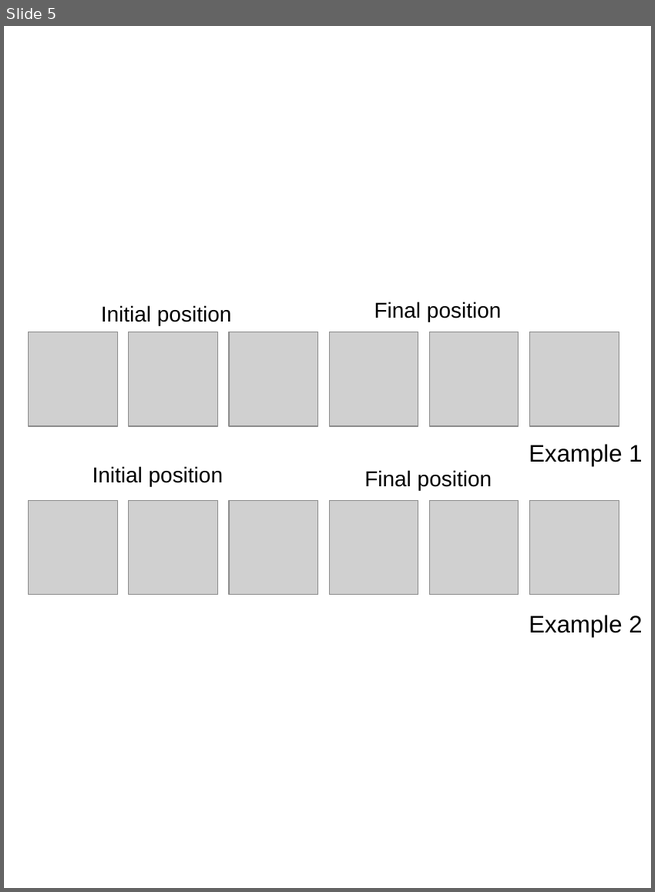
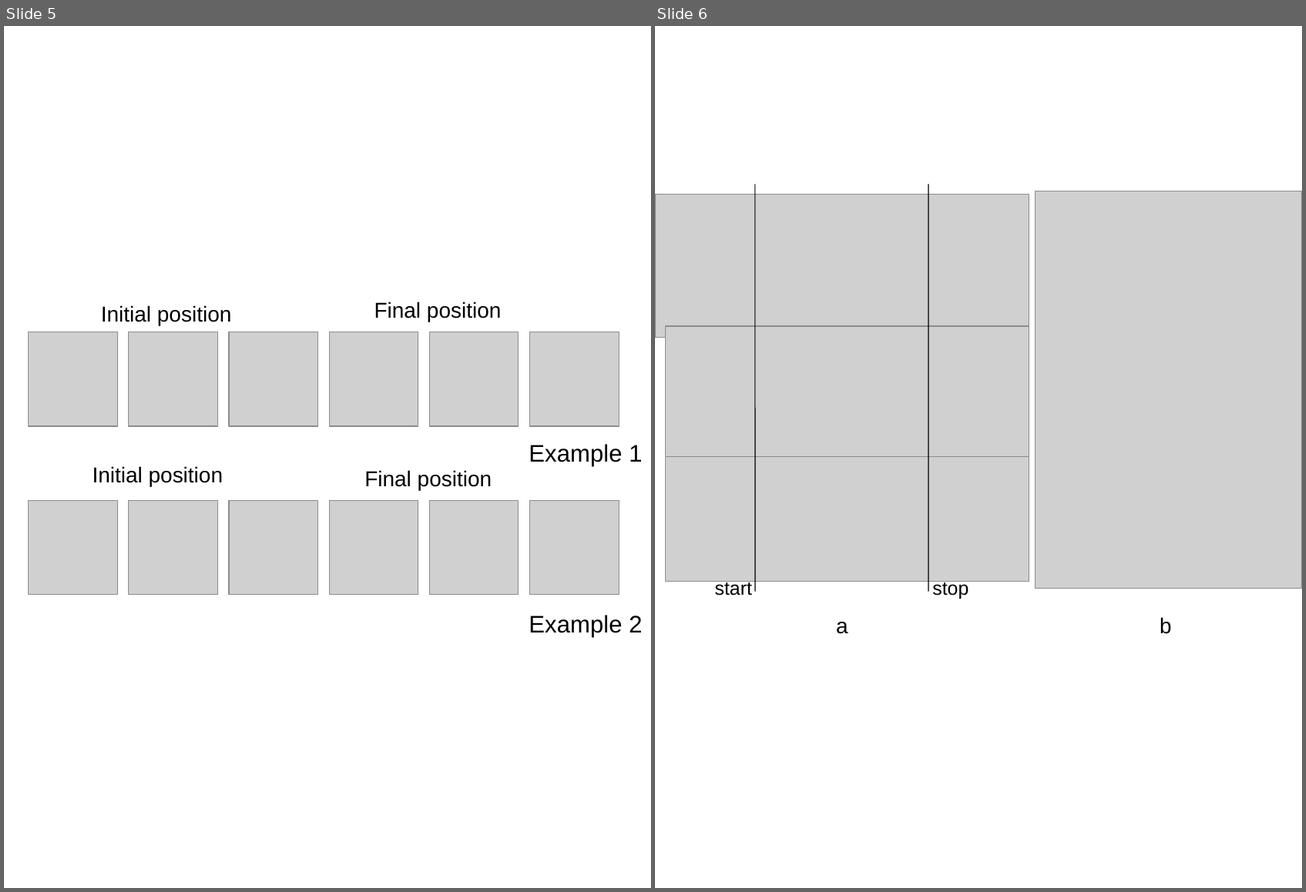
Before and after one commit to duchere/svn2git-yarp-papers, a slide deck: Ab02/newpics.ppt. Shown side by side, each under a label of ours: slide 5 before the commit, slides 5 and 6 after it. The pictures are 655x892 and 1306x892 pixels, drawn with LibreOffice and Linux fonts; fonts in the diff are those of the drawing; grey boxes stand for pictures. Boxes give left, top, right and bottom in pixels: in the first picture for what was removed or moved away, otherwise in the second. Text is boxed around its words. In the diff, an @@ line names an element or a change of style, - is before the commit and + after.

Commit message:
new brain image + new figure

```diff
--- a/Ab02/newpics.ppt
+++ b/Ab02/newpics.ppt
@@ slide 6 added at [655,26,1302,888], background #FFFFFF @@
@@ picture added at [1035,192,1302,588] @@
@@ group added at [655,184,1029,599]: 3 pictures, 2 lines, 2 texts @@
+start
+stop
@@ text added at [836,622,848,634], 18 pt, text #000000 @@
+a
@@ text added at [1159,617,1172,634], 18 pt, text #000000 @@
+b
```
Also in this commit, not shown: 1 slide changed.
